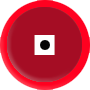
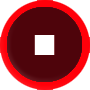
Layers edited between the first and the second 90×90 image:
removed layer "Layer 5" over bbox(40, 40, 50, 50)
